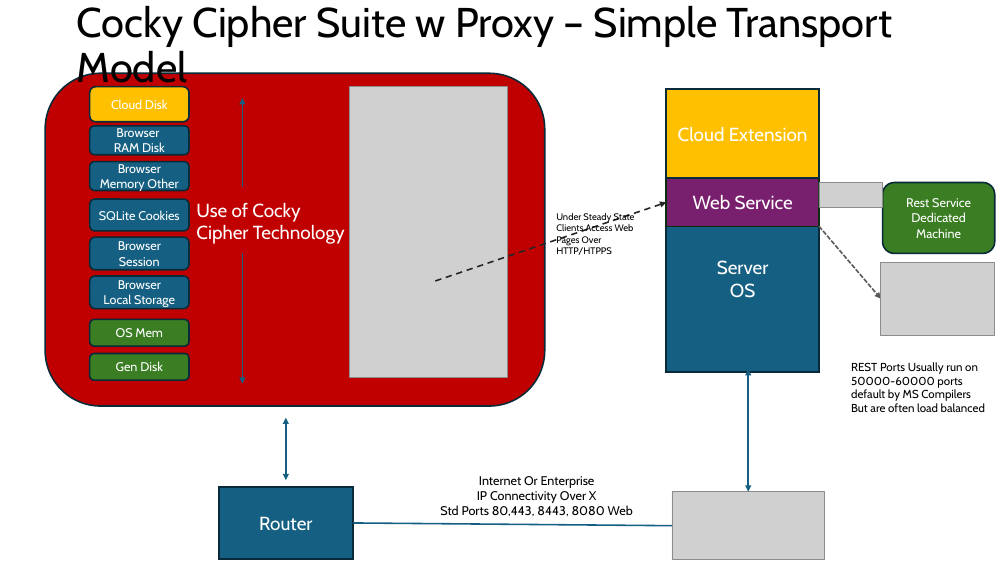
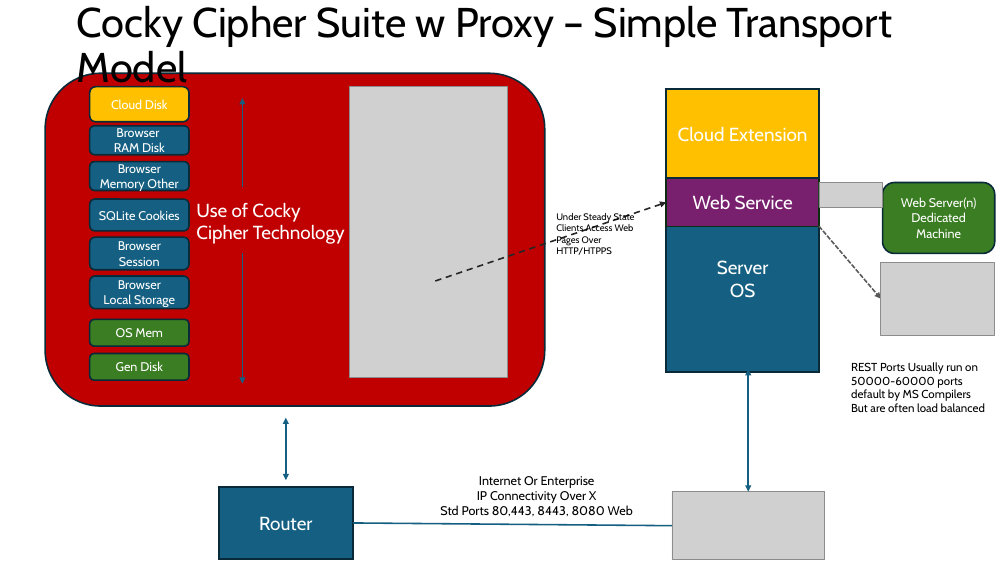
Before and after one commit to jssg33/analyticsgen4, a slide deck: slide 6 of sprint2/Cocky Cipher Overview.pptx (slide 4 before the commit). Drawn at 1008x567 pixels with LibreOffice and Linux fonts; fonts in the diff are those of the drawing; grey boxes stand for pictures. Boxes give left, top, right and bottom in pixels: in the first picture for what was removed or moved away, otherwise in the second. Text is boxed around its words. In the diff, an @@ line names an element or a change of style, - is before the commit and + after.

```diff
--- a/sprint2/Cocky Cipher Overview.pptx
+++ b/sprint2/Cocky Cipher Overview.pptx
@@ text in rounded rectangle at (x1=901, y1=197, x2=976, y2=209): text changed @@
-Rest Service
+Web Server(n)
```
Also in this commit, not shown: 1 other slide changed, 11 slides added, 1 other file.
